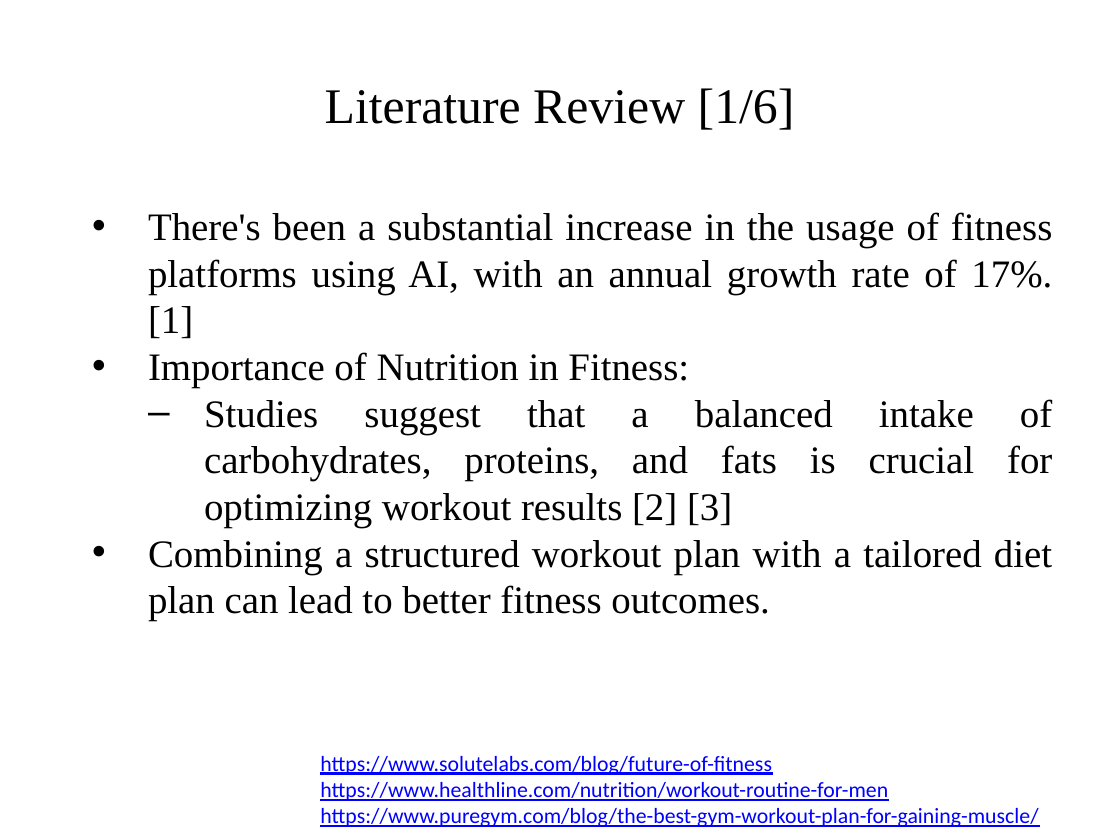
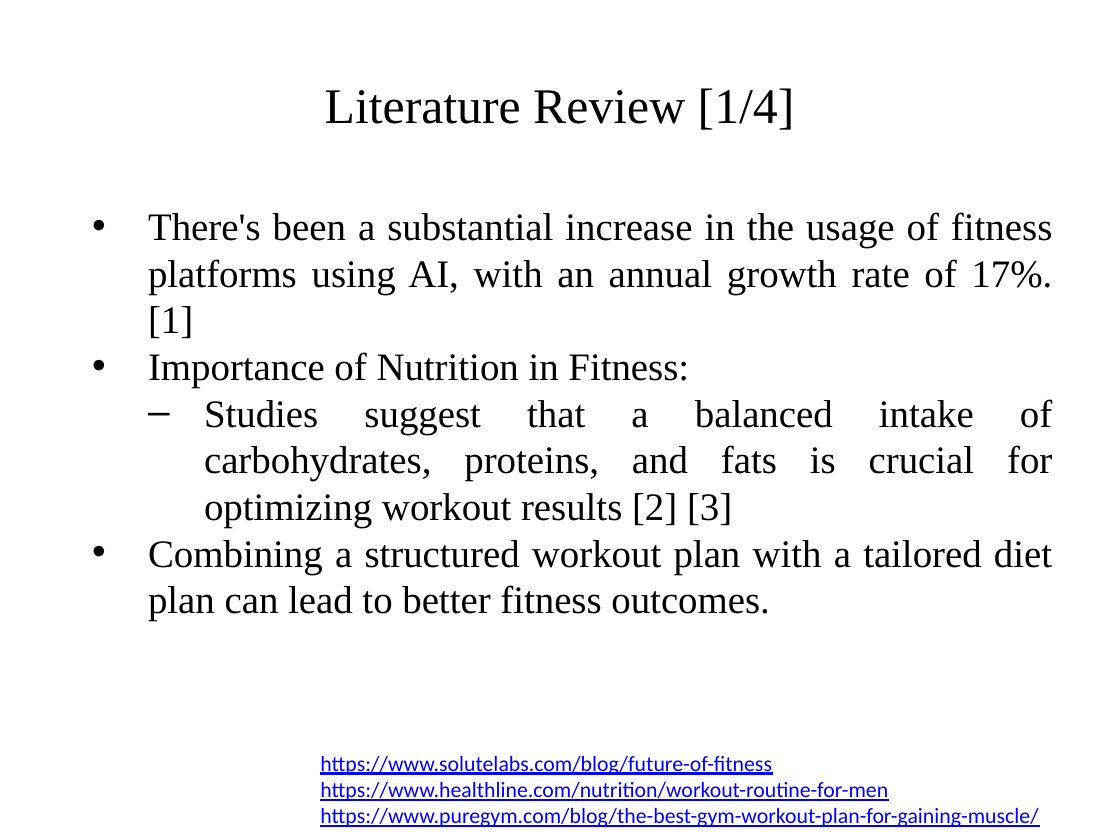
Before and after one commit to pandistic-zain/Fitnesstan--FYP, a slide deck: slide 6 of fitnesstan-documentation/FItnessstan_Final Presentation_Part 2.pptx (slide 8 before the commit). Drawn at 1120x840 pixels with LibreOffice and Linux fonts; fonts in the diff are those of the drawing; background and template pictures are left out. Boxes give left, top, right and bottom in pixels: in the first picture for what was removed or moved away, otherwise in the second. Text is boxed around its words. In the diff, an @@ line names an element or a change of style, - is before the commit and + after.

```diff
--- a/fitnesstan-documentation/FItnessstan_Final Presentation_Part 2.pptx
+++ b/fitnesstan-documentation/FItnessstan_Final Presentation_Part 2.pptx
@@ title at (x1=325, y1=88, x2=795, y2=130): text changed @@
-Literature Review [1/6]
+Literature Review [1/4]
```
Also in this commit, not shown: 6 other slides changed, 26 slides removed.
